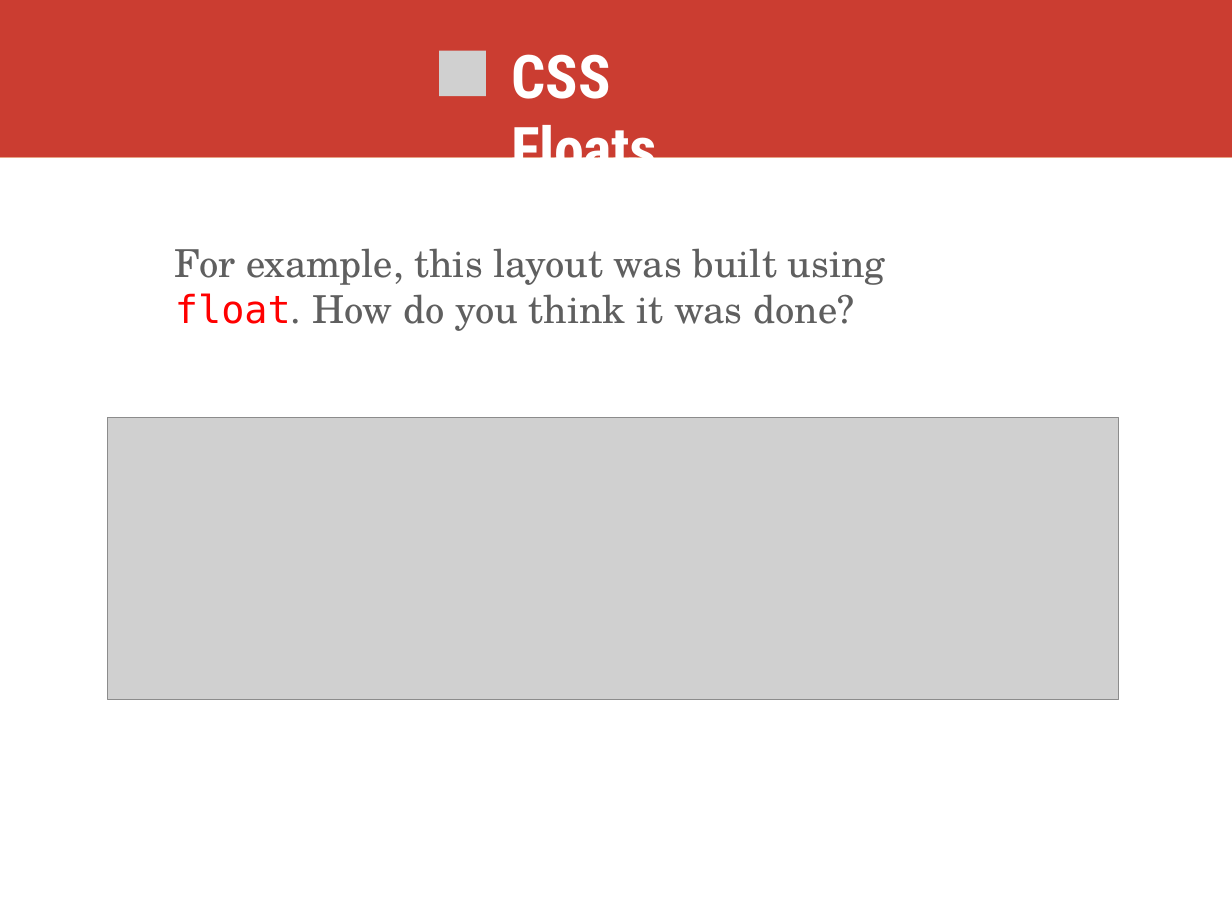
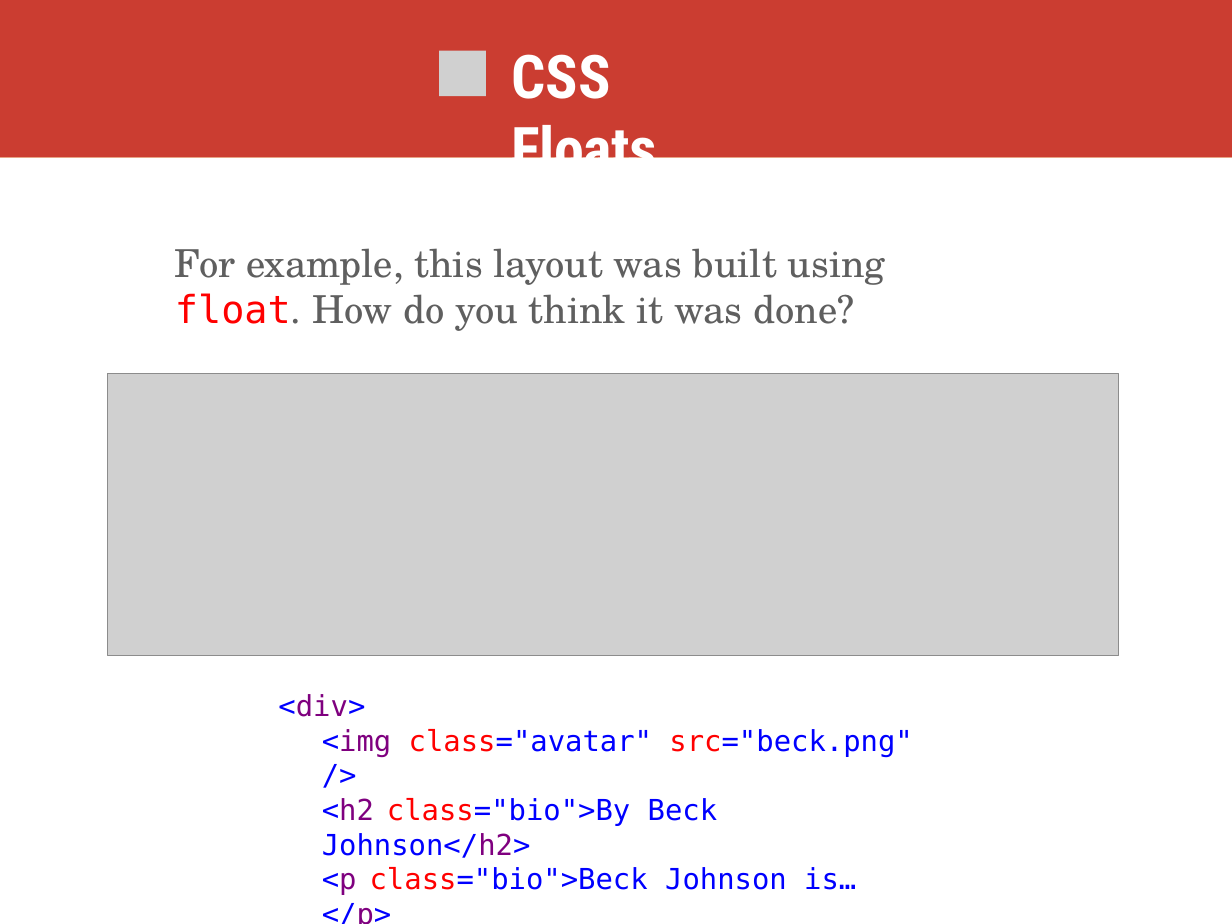
Before and after one commit to skornfeld/svc-class-jan-2018, a slide deck: slide 37 of slides/week-4.pptx (slide 41 before the commit). Drawn at 1232x924 pixels with LibreOffice and Linux fonts; fonts in the diff are those of the drawing; grey boxes stand for pictures. Boxes give left, top, right and bottom in pixels: in the first picture for what was removed or moved away, otherwise in the second. Text is boxed around its words. In the diff, an @@ line names an element or a change of style, - is before the commit and + after.

Commit message:
update week 4, provide another float example, fix style table link

```diff
--- a/slides/week-4.pptx
+++ b/slides/week-4.pptx
@@ picture: place and size @@
-picture at bbox=[108, 417, 1119, 699]
+picture at bbox=[108, 373, 1119, 656]
@@ text added at bbox=[278, 694, 912, 895], 24 pt, text #0000FF @@
+<div>
+  <img class="avatar" src="beck.png" />
+  <h2 class="bio">By Beck Johnson</h2>
+  <p class="bio">Beck Johnson is… </p>
+</div>
```
Also in this commit, not shown: 12 other slides changed, 1 slide added, 4 slides removed, 6 other files.
